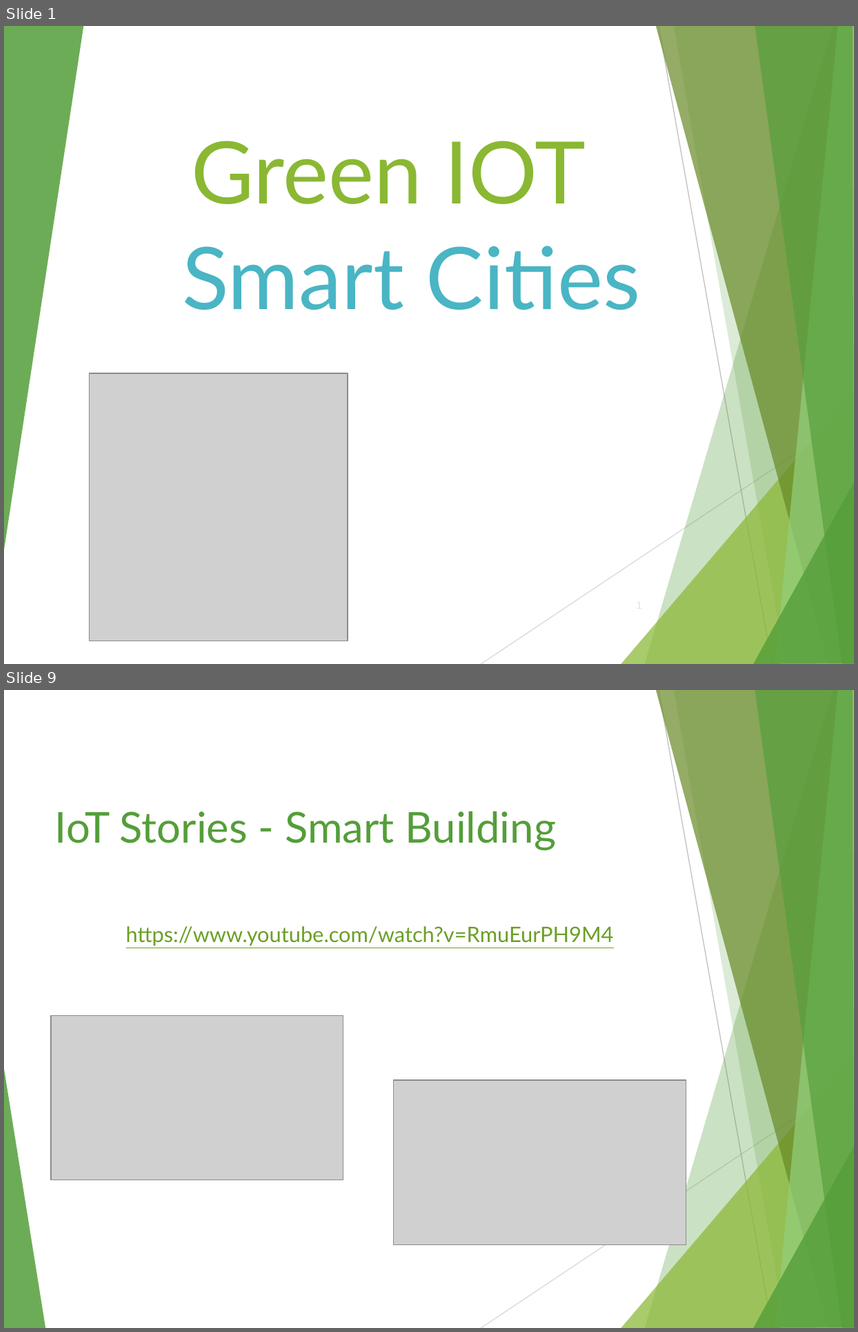
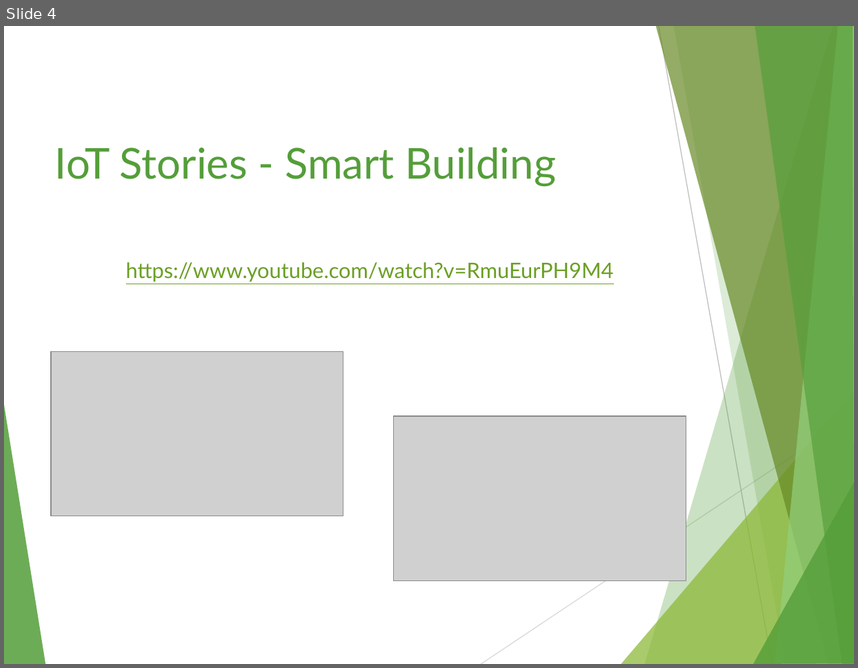
Before and after one commit to Idancw/Arduino-2017S, a slide deck: Presentation/Smart Cities.pptx. Shown one above the other, each under a label of ours: slides 1 and 9 before the commit, slide 4 after it; the slides between them are not shown. The pictures are 858x1332 and 858x668 pixels, drawn with LibreOffice and Linux fonts; fonts in the diff are those of the drawing; grey boxes stand for pictures. Boxes give left, top, right and bottom in pixels: in the first picture for what was removed or moved away, otherwise in the second. Text is boxed around its words. In the diff, an @@ line names an element or a change of style, - is before the commit and + after.

```diff
--- a/Presentation/Smart Cities.pptx
+++ b/Presentation/Smart Cities.pptx
@@ slide 1 removed at (x1=4, y1=26, x2=854, y2=664), background #FFFFFF; not listed: 9 template elements that a slide beside it also shows @@
@@ freeform shape removed at (x1=4, y1=26, x2=83, y2=555) @@
@@ title removed at (x1=183, y1=141, x2=640, y2=310) @@
-Green IOT
-Smart Cities
@@ picture removed at (x1=89, y1=373, x2=348, y2=641) @@
@@ what was slide 9 is now slide 4 @@
```
Also in this commit, not shown: 2 slides changed, 1 slide added, 5 other slides removed.
